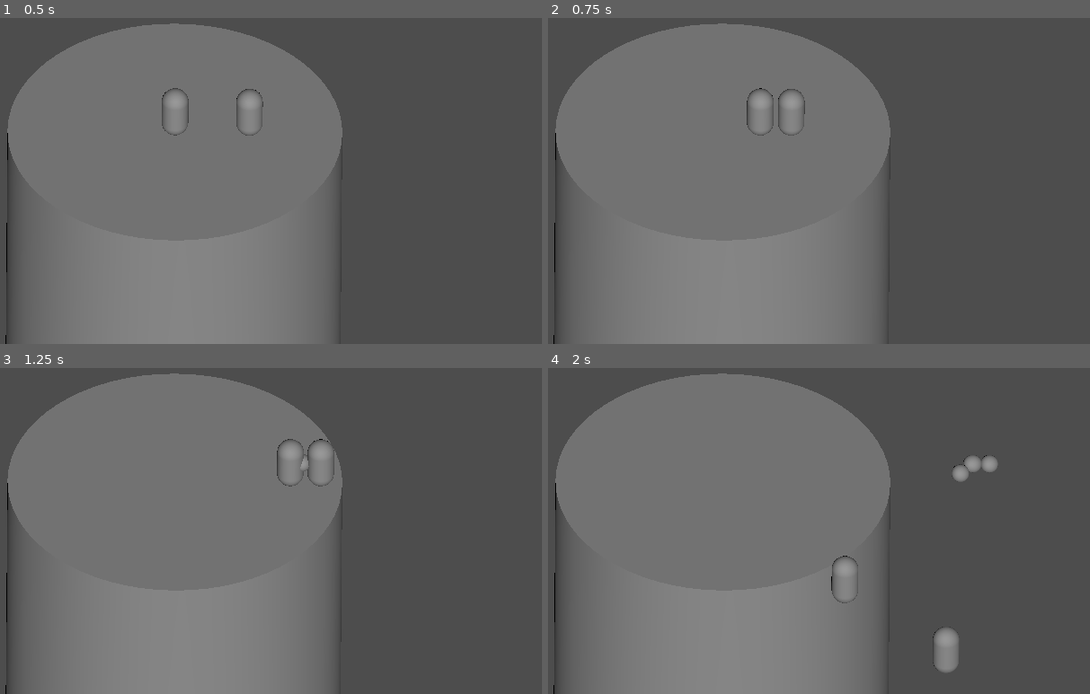
Above: before the commit, frames 1-4 (two rows, left to right).
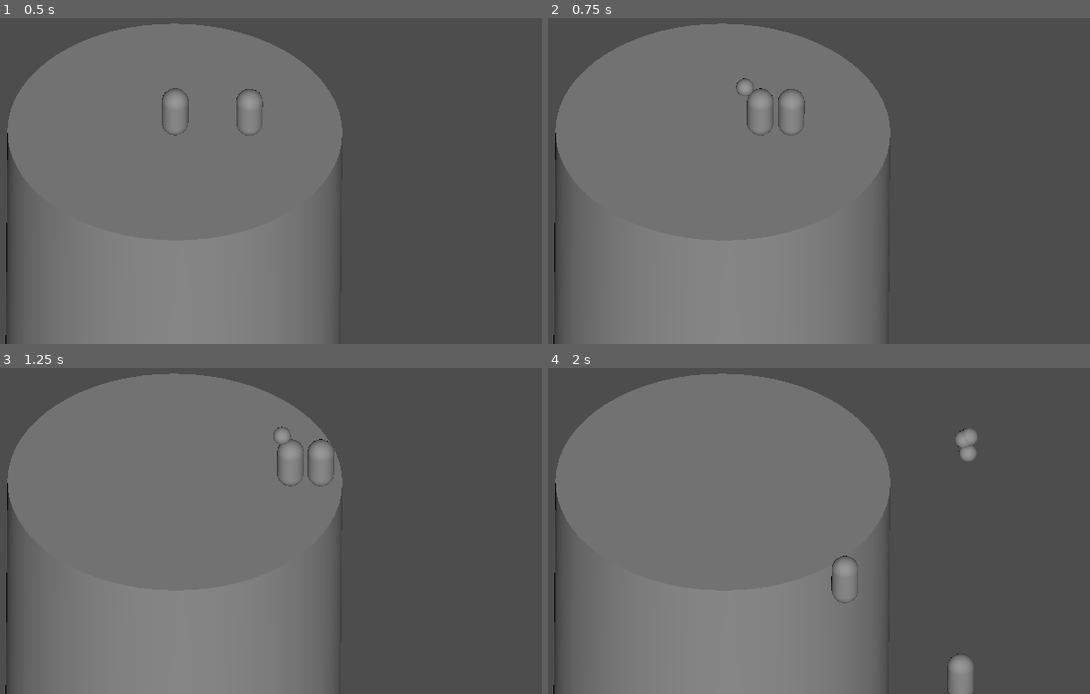
Above: after the commit, the same moments.

Repository: princess-mikus/GlobalGameJam-2025
Game: Godot game, scene res://scenes/coliseo.tscn
Two runs of this game, one before a commit and one after it. Both use one fixed random seed, a clock stepped at 60 frames per second and the inputs below.
Inputs (mouse positions are in pixels of both pictures, inside the frame that each line leads up to):
- Up to frame 1 (0.5 s): no input
- Up to frame 2 (0.75 s): move the mouse to (889, 122) at 0.52 s; press the mouse at (889, 122) at 0.53 s; hold Right (ui_right) from 0.53 s (still down)
- Up to frame 3 (1.25 s): keep holding Right (ui_right)
- Up to frame 4 (2 s): move the mouse to (585, 511) at 1.27 s; release Right (ui_right) at 1.28 s; release the mouse at (585, 511) at 1.28 s; hold Down (ui_down) from 1.28 s (still down); click (585, 511) at 1.35 s

Frame 1 is identical in both runs. In frame 2, less than 0.1% of the frame differs, in the area x 34-38%, y 18-24%; in frame 3, less than 0.1%; in frame 4, 1.5%, in the area x 70-83%, y 18-100%.

Commit message:
Bubbles push now

Diff:
--- a/scenes/bubble.tscn
+++ b/scenes/bubble.tscn
@@ -7,7 +7,10 @@
 [sub_resource type="SphereShape3D" id="SphereShape3D_vdlf3"]
 
 [node name="Bubble" type="RigidBody3D"]
+collision_layer = 2
 gravity_scale = 0.0
+contact_monitor = true
+max_contacts_reported = 10
 script = ExtResource("1_fbn4u")
 
 [node name="MeshInstance3D" type="MeshInstance3D" parent="."]
@@ -17,4 +20,3 @@
 [node name="CollisionShape3D" type="CollisionShape3D" parent="."]
 transform = Transform3D(0.08, 0, 0, 0, 0.08, 0, 0, 0, 0.08, 0, 0, 0)
 shape = SubResource("SphereShape3D_vdlf3")
-disabled = true
--- a/scenes/enemy.tscn
+++ b/scenes/enemy.tscn
@@ -9,6 +9,7 @@
 
 [node name="Enemy" type="CharacterBody3D"]
 transform = Transform3D(0.12, 0, 0, 0, 0.12, 0, 0, 0, 0.12, 0, 0.12, 0)
+collision_mask = 3
 script = ExtResource("1_aqc73")
 
 [node name="MeshInstance3D" type="MeshInstance3D" parent="."]
--- a/scripts/bubble.gd
+++ b/scripts/bubble.gd
@@ -6,3 +6,8 @@
 # Called every frame. 'delta' is the elapsed time since the previous frame.
 func _physics_process(delta: float) -> void:
 	linear_velocity = speed  *  delta * direction.normalized()
+
+	for node in get_colliding_bodies():
+		if node.name == "Enemy":
+			node.collision(position)
+			queue_free()
